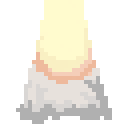
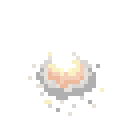
Revision of a layered 128px x 128px image; what changed, layer by layer:
added layer "Layer 2" above "Layer 1" over 28, 52, 104, 116
hid "Layer 1" over 16, 0, 112, 124
